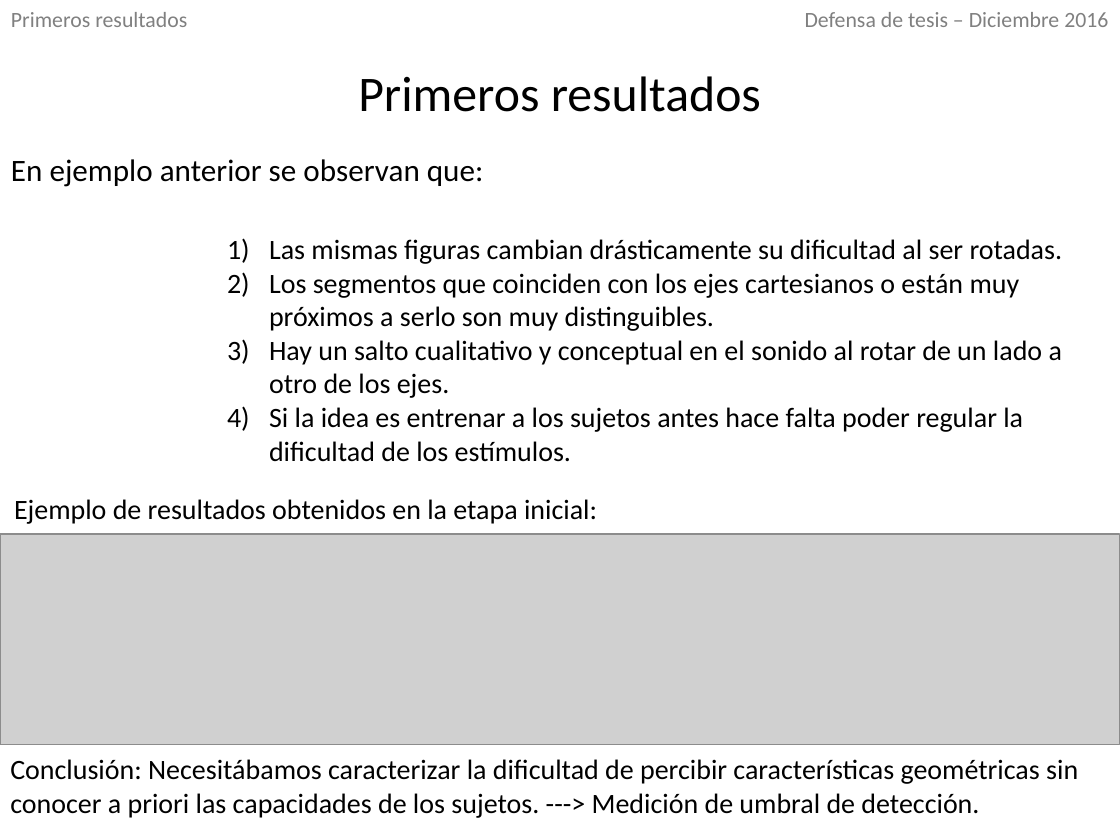
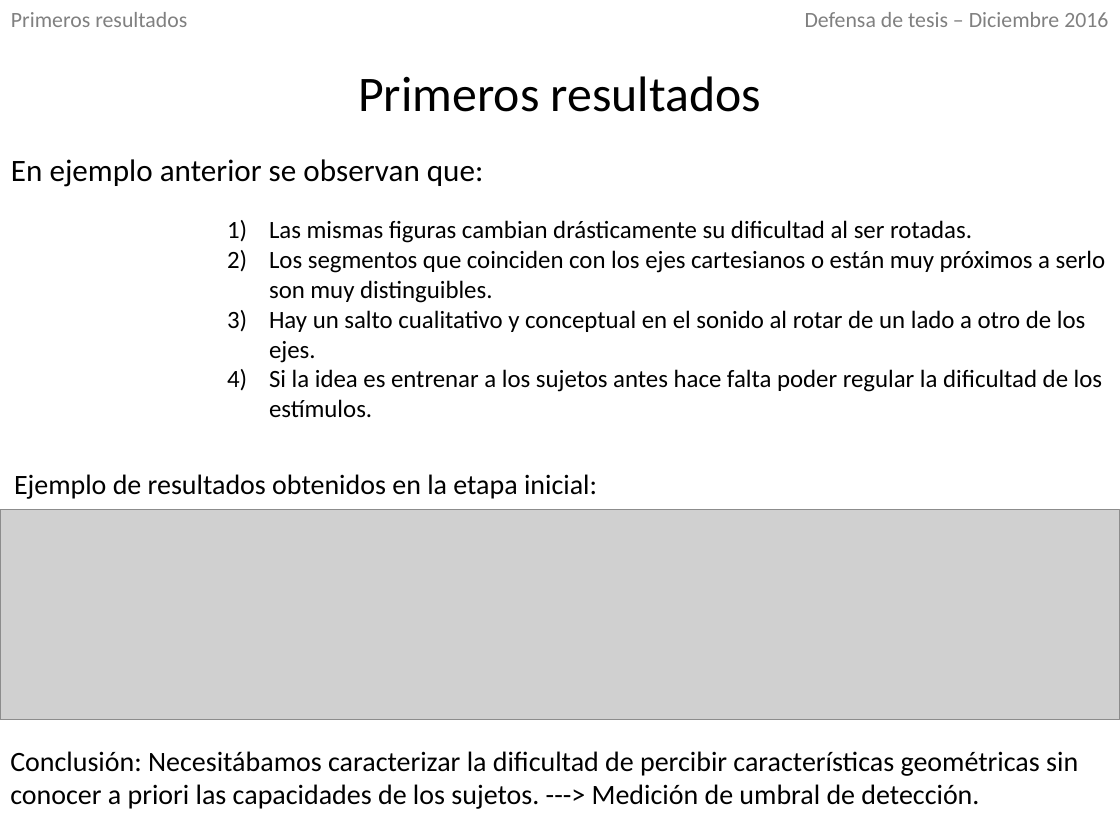
Before and after one commit to IoniUTDT/RedaccionTesis, a slide deck: slide 13 of Defensa/Defensa.pptx (slide 12 before the commit). Drawn at 1120x840 pixels with LibreOffice and Linux fonts; fonts in the diff are those of the drawing; grey boxes stand for pictures. Boxes give left, top, right and bottom in pixels: in the first picture for what was removed or moved away, otherwise in the second. Text is boxed around its words. In the diff, an @@ line names an element or a change of style, - is before the commit and + after.

Commit message:
Update, creo que esta casi listo. Falta las conclusiones y el indice.

```diff
--- a/Defensa/Defensa.pptx
+++ b/Defensa/Defensa.pptx
@@ text "Las mismas figuras cambian drásticamente ...": place and size @@
-text "Las mismas figuras cambian drásticamente ..." at <box>269,239,1063,462</box>
+text "Las mismas figuras cambian drásticamente ..." at <box>269,220,1105,418</box>
@@ text "Las mismas figuras cambian drásticamente ..." at <box>269,220,1105,418</box>: size 18 to 16 pt @@
@@ text "Ejemplo de resultados obtenidos en ...": place and size @@
-text "Ejemplo de resultados obtenidos en ..." at <box>14,499,597,524</box>
+text "Ejemplo de resultados obtenidos en ..." at <box>14,474,597,499</box>
@@ picture: place and size @@
-picture at <box>0,534,1120,745</box>
+picture at <box>0,510,1120,720</box>
@@ text "Conclusión: Necesitábamos caracterizar la dificultad ...": place and size @@
-text "Conclusión: Necesitábamos caracterizar la dificultad ..." at <box>10,759,1078,818</box>
+text "Conclusión: Necesitábamos caracterizar la dificultad ..." at <box>10,751,1078,809</box>
```
Also in this commit, not shown: 3 other slides changed, 9 slides added, 31 other files.
